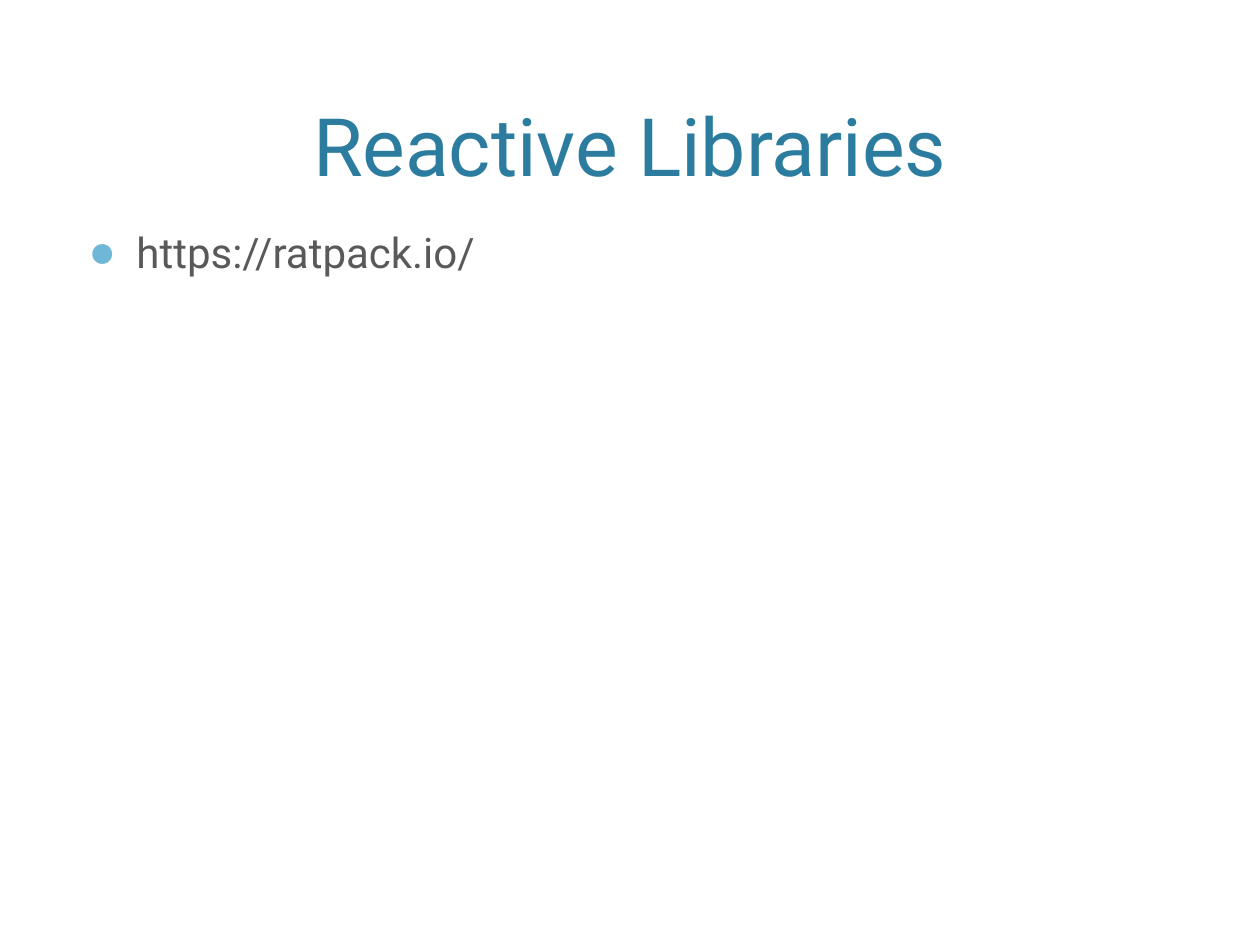
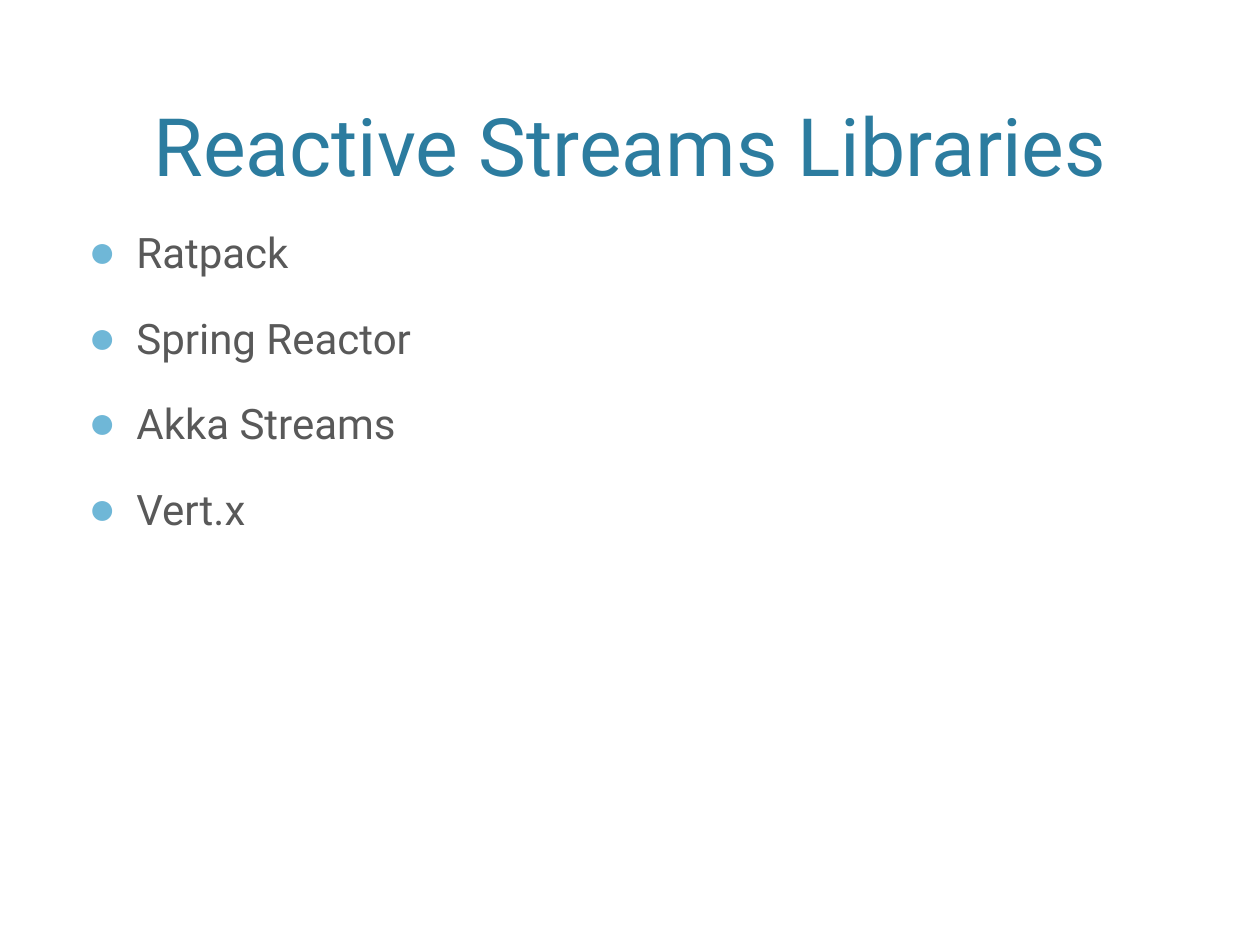
Before and after one commit to sethkraut/presentation-reactive-streams, a slide deck: slide 15 of Slides.pptx (slide 16 before the commit). Drawn at 1260x945 pixels with LibreOffice and Linux fonts; fonts in the diff are those of the drawing; background and template pictures are left out. Boxes give left, top, right and bottom in pixels: in the first picture for what was removed or moved away, otherwise in the second. Text is boxed around its words. In the diff, an @@ line names an element or a change of style, - is before the commit and + after.

Commit message:
Tweaked the end slides

```diff
--- a/Slides.pptx
+++ b/Slides.pptx
@@ title at (x1=154, y1=115, x2=1106, y2=177): text changed @@
-Reactive Libraries
+Reactive Streams Libraries
@@ text at (x1=136, y1=236, x2=410, y2=526): text changed @@
-● https://ratpack.io/
+● Ratpack
+● Spring Reactor
+● Akka Streams
+● Vert.x
```
Also in this commit, not shown: 1 slide added.
